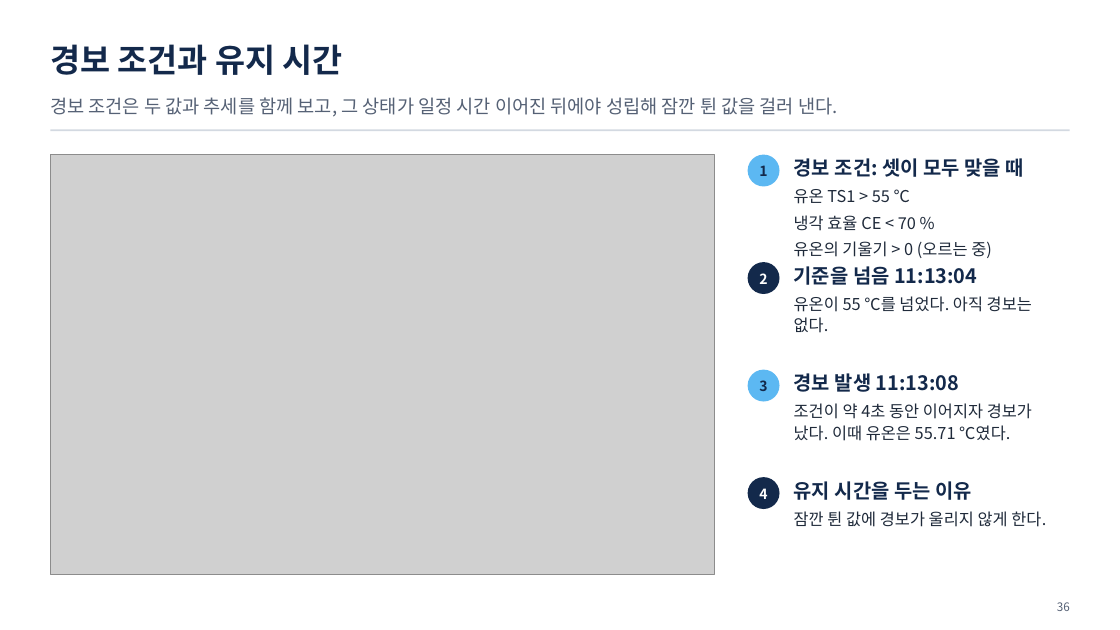
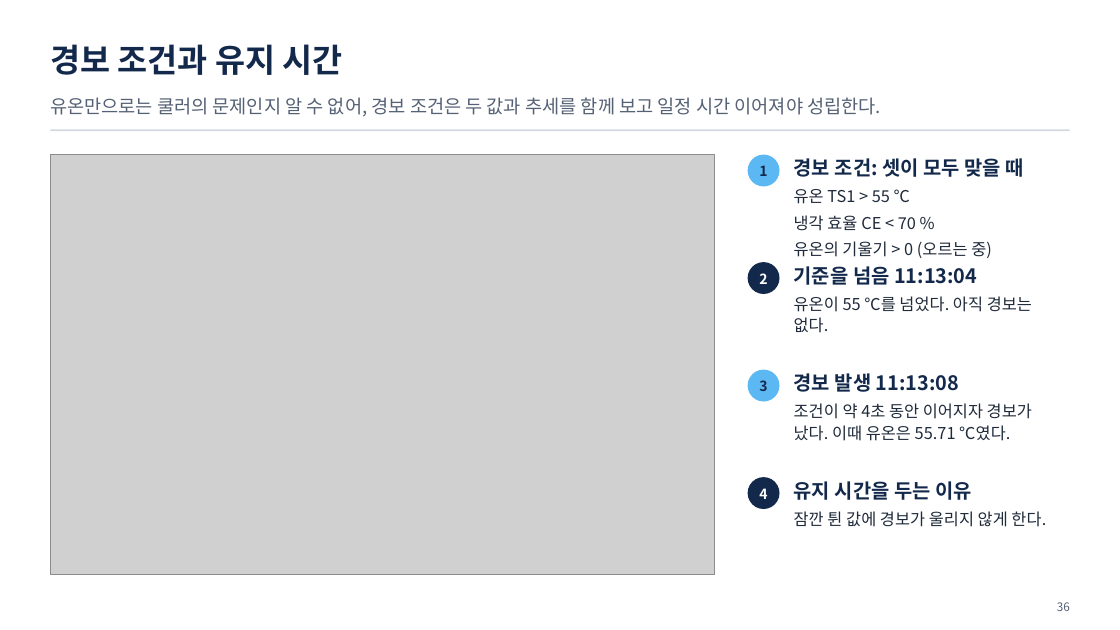
Before and after one commit to uengine-oss/hyd-iot-edu, a slide deck: slide 36 of course/slides/integrated/통합반_01일차.pptx. Drawn at 1120x630 pixels with LibreOffice and Linux fonts; fonts in the diff are those of the drawing; grey boxes stand for pictures. Boxes give left, top, right and bottom in pixels: in the first picture for what was removed or moved away, otherwise in the second. Text is boxed around its words. In the diff, an @@ line names an element or a change of style, - is before the commit and + after.

```diff
--- a/course/slides/integrated/통합반_01일차.pptx
+++ b/course/slides/integrated/통합반_01일차.pptx
@@ text at box(50, 97, 881, 117): text changed @@
-경보 조건은 두 값과 추세를 함께 보고, 그 상태가 일정 시간 이어진 뒤에야 성립해 잠깐 튄 값을 걸러 낸다.
+유온만으로는 쿨러의 문제인지 알 수 없어, 경보 조건은 두 값과 추세를 함께 보고 일정 시간 이어져야 성립한다.
```
Also in this commit, not shown: 16 other slides changed, 7 other files.
